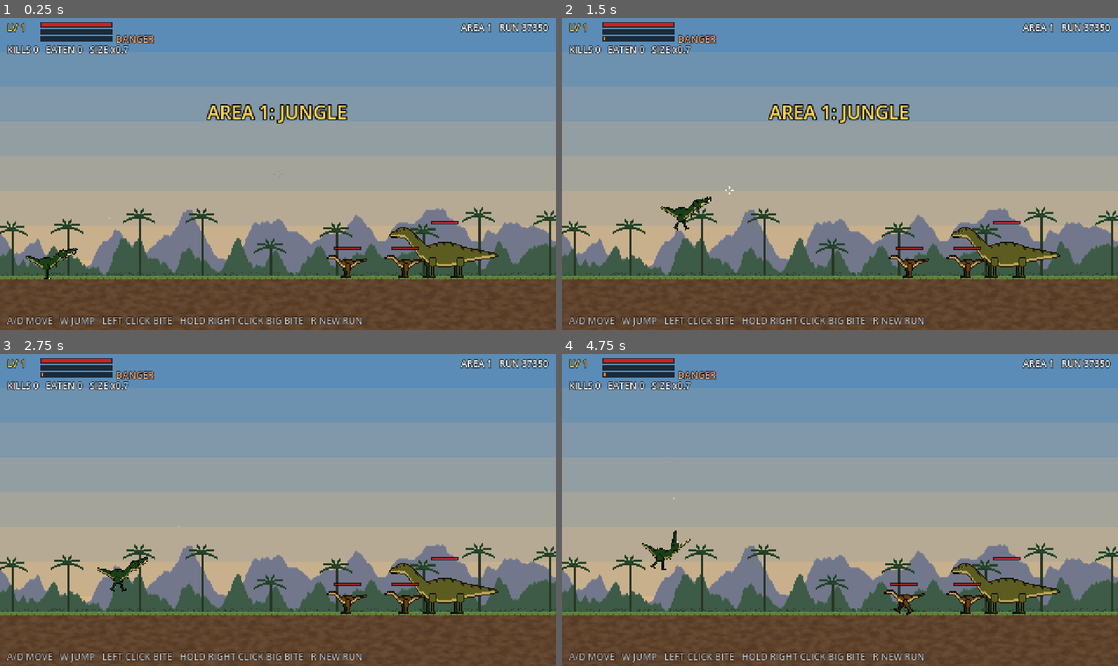
Above: before the commit, frames 1-4 (two rows, left to right).
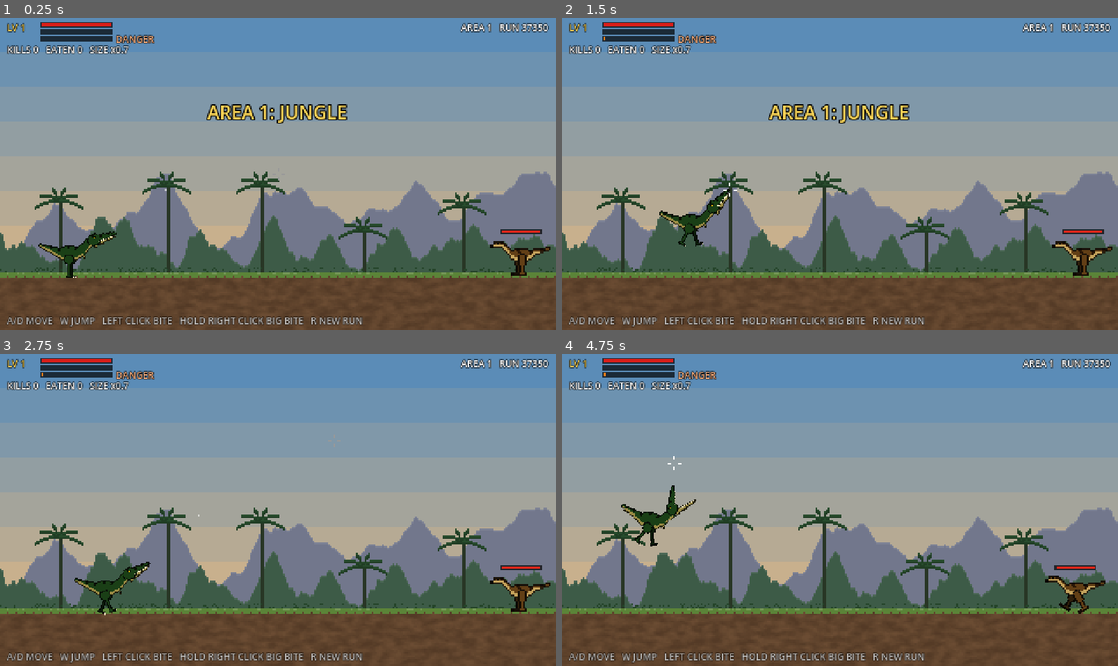
Above: after the commit, the same moments.

Repository: eflare17/Smashed-tv
Game: Godot game, scene res://main.tscn
The game is run twice, just before and just after one commit, with the same random seed, the same clock (stepped at 60 frames per second) and the same inputs.
Inputs (mouse positions are in pixels of both pictures, inside the frame that each line leads up to):
- Up to frame 1 (0.25 s): no input
- Up to frame 2 (1.5 s): move the mouse to (962, 158) at 0.52 s; hold D (right) 0.53-1.28 s; hold Right mouse button (big) 0.53-1.28 s; tap W (jump) at 0.77, 1.07 s; click (962, 158) at 0.8 s; move the mouse to (728, 189) at 1.27 s; hold A (left) from 1.28 s (still down); click (728, 189) at 1.35 s
- Up to frame 3 (2.75 s): tap W (jump) at 1.52, 1.55, 1.82, 2.1 s; move the mouse to (333, 441) at 2.02 s; release A (left) at 2.03 s; hold D (right) from 2.03 s (still down); hold Right mouse button (big) from 2.03 s (still down)
- Up to frame 4 (4.75 s): move the mouse to (812, 572) at 2.77 s; release D (right) at 2.78 s; release Right mouse button (big) at 2.78 s; hold Up 2.78-3.53 s; right-click (812, 572) at 2.85 s; tap W (jump) at 3.02, 3.32, 3.77, 3.8, 4.07, 4.52 s; click (812, 572) at 3.05 s; move the mouse to (1006, 556) at 3.52 s; press the mouse at (1006, 556) at 3.53 s; hold A (left) from 3.53 s (still down); move the mouse to (673, 463) at 4.27 s; release the mouse at (673, 463) at 4.28 s; tap 1 (pick1) at 4.35 s; right-click (673, 463) at 4.55 s

The runs differ from the first frame. In frame 1, 17% of the frame differs, in the area x 0-100%, y 49-84%; in frame 2, 18%; in frame 3, 17%; in frame 4, 18%, in the area x 0-100%, y 32-84%.

Commit message:
Dino: tighter camera, fleeing grazers, a level-up pool, early big bites, bot-tuned pressure
- Camera zoomed 1.5x and sat on the ground, looking ahead of where you face
- The big grazer outruns you in bursts, then tires: corner it or lunge
- Level-ups: slower curve, bigger jumps, seven upgrades (three shown each level:
  bite size, speed, attack speed, tough hide, lunge, quick charge, death shake);
  never offered mid-bite
- Hunters spawn at your size; nothing breaks free under 1.25x your mass
- Tuned by bot runs: danger bar 150 s, herds stay 60 s, softer bites; a camper
  dies in 4-6 min, a bot that leaves at 30% lives ~8 min and reaches area 2
- Tests: 48 checks

Co-Authored-By: Claude Fable 5.1 <noreply@anthropic.com>

Diff:
--- a/dino/scripts/flyer.gd
+++ b/dino/scripts/flyer.gd
@@ -10,7 +10,7 @@
 
 const FLY := 70.0
 const DIVE_SPEED := 200.0
-const DAMAGE := 10.0
+const DAMAGE := 8.0
 ## Under this much wing left, it can't fly.
 const CRIPPLED := 0.6
 
@@ -27,7 +27,7 @@
 	state = CIRCLE
 	on_ground = false
 	_t = randf_range(2.5, 4.0)
-	_home_y = randf_range(60.0, 105.0)
+	_home_y = randf_range(100.0, 130.0)
 
 func step(delta: float, threat: Vector2, rng: RandomNumberGenerator) -> void:
 	if held_step(delta, rng):
--- a/dino/scripts/hunter.gd
+++ b/dino/scripts/hunter.gd
@@ -15,7 +15,7 @@
 const LUNGE_SPEED := 230.0
 const RECOVER_TIME := 0.7
 const STAGGER_TIME := 0.35
-const DAMAGE := 14.0
+const DAMAGE := 12.0
 const JUMP := 190.0
 
 var _did_hit := false
--- a/dino/scripts/main.gd
+++ b/dino/scripts/main.gd
@@ -15,6 +15,10 @@
 const DinoArt := preload("dino_art.gd")
 
 const VIEW := Vector2(480, 270)
+## The camera zooms in this much: the fights fill the screen instead of the sky. What it sees is VIEW / ZOOM.
+const ZOOM := 1.5
+## The camera sits so the ground is this far up from the bottom of the screen.
+const GROUND_FROM_BOTTOM := 30.0
 const GROUND_Y := 226.0
 const MAX_CORPSES := 4
 ## A dead body with less than this much of itself left counts as eaten; eating one grows you by GROW.
@@ -24,8 +28,8 @@
 const XP_KILL_PREY := 10
 const XP_KILL_HUNTER := 25
 ## Seconds in an area before the herds stop coming, and before the danger bar is full. PLACEHOLDER.
-const PREY_DRY := 45.0
-const DANGER_TIME := 120.0
+const PREY_DRY := 60.0
+const DANGER_TIME := 150.0
 ## Of the things sent after you, how many are pterodactyls rather than hunters.
 const FLYER_SHARE := 0.35
 ## Attackers hit this many times harder with the danger bar full; a body is rotten (no healing, half XP) after
@@ -34,12 +38,17 @@
 const ROT_TIME := 30.0
 const ARRIVE_HEAL := 40.0
 const ARRIVE_XP := 40
+## Something has to be this many times your mass before it can break free of a big bite.
+const BREAK_FREE_OVER := 1.25
 const XP_EAT_BITE := 2
 const XP_EAT_ALL := 15
 const HEAL_EAT_BITE := 3.0
 const HEAL_EAT_ALL := 15.0
 ## [name, what it does] for the three level-up choices, in order.
-const UPGRADES := [["BITE SIZE", "bigger chunks"], ["SPEED", "run faster"], ["ATTACK SPEED", "bite more often"]]
+enum { UP_BITE, UP_SPEED, UP_RATE, UP_HEALTH, UP_LUNGE, UP_CHARGE, UP_SHAKE }
+const UPGRADES := [["BITE SIZE", "bigger chunks"], ["SPEED", "run faster"], ["ATTACK SPEED", "bite more often"],
+		["TOUGH HIDE", "more health"], ["LUNGE", "bite from further"], ["QUICK CHARGE", "big bite charges faster"],
+		["DEATH SHAKE", "shake longer, rip more"]]
 
 enum { PLAY, CHOOSE, OVER }
 ## How heavy a bite lands (player_bite).
@@ -75,7 +84,10 @@
 ## Seconds spent in this area (the danger clock), and which warning banners have shown.
 var area_t := 0.0
 var _warned := 0
+var _cam_lead := 0.0
 var _choices := 0
+## Which three upgrades the cards show (indexes into UPGRADES).
+var _offered: Array = []
 var _over_t := 0.0
 var _overlay: Node2D
 var _popups: Array = []   # [text, world pos, seconds left, colour]
@@ -114,6 +126,7 @@
 	cam = Camera2D.new()
 	cam.limit_top = 0
 	cam.limit_bottom = int(VIEW.y)
+	cam.zoom = Vector2(ZOOM, ZOOM)
 	add_child(cam)
 	hud = Hud.new()
 	hud.picked.connect(_pick)
@@ -195,8 +208,12 @@
 	p.kind = kind
 	return _add(p, x)
 
+## Hunters come at about your size (a touch bigger in later areas), so a big bite on one works from the start.
 func spawn_hunter(x: float) -> Hunter:
-	return _add(Hunter.new(), x) as Hunter
+	var h := _add(Hunter.new(), x) as Hunter
+	var s := clampf(player.size * (1.0 + (area_n - 1) * 0.1), 0.6, 1.4)
+	h.scale = Vector2(s, s)
+	return h
 
 ## A pterodactyl, coming in from above the screen at `x`.
 func spawn_flyer(x: float) -> Flyer:
@@ -223,7 +240,7 @@
 	var sides := [-1.0, 1.0]
 	sides.shuffle()
 	for s: float in sides:
-		var x: float = cam.get_screen_center_position().x + s * (VIEW.x * 0.5 + 24.0)
+		var x: float = cam.get_screen_center_position().x + s * (VIEW.x * 0.5 / ZOOM + 24.0)
 		if x > 20.0 and x < world_w - 20.0:
 			return x
 	return world_w - 20.0
@@ -231,7 +248,7 @@
 ## Seconds between hunters and pterodactyls: shorter the higher your level, the further the area, and the longer
 ## you've stayed in this one. PLACEHOLDER curve.
 func _hunt_gap() -> float:
-	return maxf(1.2, 16.0 - level * 1.5 - (area_n - 1) * 2.0 - area_t * 0.15)
+	return maxf(1.2, 16.0 - level * 1.5 - (area_n - 1) * 1.2 - area_t * 0.12)
 
 ## How many can be after you at once: more with level, area, and time spent here.
 func _hunt_cap() -> int:
@@ -344,7 +361,11 @@
 	elif state == CHOOSE and demo:
 		_pick(rng.randi() % 3)
 	_shake *= exp(-9.0 * delta)
-	cam.position = Vector2(clampf(player.position.x, VIEW.x * 0.5, world_w - VIEW.x * 0.5), VIEW.y * 0.5)
+	# looks a little ahead of where you face
+	_cam_lead = lerpf(_cam_lead, player.facing * 22.0, minf(1.0, delta * 2.0))
+	var half_w := VIEW.x * 0.5 / ZOOM
+	cam.position = Vector2(clampf(player.position.x + _cam_lead, half_w, world_w - half_w),
+			GROUND_Y + GROUND_FROM_BOTTOM - VIEW.y * 0.5 / ZOOM)
 	cam.offset = Vector2(rng.randf_range(-1, 1), rng.randf_range(-1, 1)) * _shake * 5.0
 	for pu in _popups:
 		pu[2] -= delta
@@ -376,6 +397,8 @@
 		bite = Input.is_action_just_pressed("bite")
 		big = Input.is_action_pressed("big")
 	player.step(delta, move_x, jump, bite, aim, big)
+	# a level-up earned mid-bite is offered once the bite is over
+	_maybe_offer()
 	for c in creatures.duplicate():
 		c.step(delta, player.global_position, rng)
 	_spawners(delta)
@@ -385,8 +408,9 @@
 
 # --- levels -----------------------------------------------------------------------------------------------
 
+## XP to the next level: a slower curve than before, so each level is earned and each pick is a bigger jump.
 func xp_needed() -> int:
-	return 30 + (level - 1) * 20
+	return 50 + (level - 1) * 35
 
 func add_xp(n: int, at: Vector2) -> void:
 	xp += n
@@ -395,33 +419,69 @@
 		xp -= xp_needed()
 		level += 1
 		_choices += 1
-	if _choices > 0 and state == PLAY:
+		_popups.append(["LEVEL UP!", player.global_position + Vector2(0, -player.height * player.size - 14), 1.4, Color(1, 0.85, 0.35)])
+	_maybe_offer()
+
+## The choice waits for a quiet moment: not mid-bite, not clamped onto something, not charging.
+func _maybe_offer() -> void:
+	if _choices > 0 and state == PLAY and player.bite_t < 0.0 and player.grab.is_empty() and not player.charging:
 		_offer()
 
+## Three of the pool, never the same one twice on one card row; each shows what it does now -> after.
 func _offer() -> void:
 	state = CHOOSE
+	var pool := range(UPGRADES.size())
+	pool.shuffle()
+	_offered = pool.slice(0, 3)
 	var cards: Array = []
-	cards.append([UPGRADES[0][0], "%s\n%.1f -> %.1f" % [UPGRADES[0][1], player.bite_radius, player.bite_radius + 1.0]])
-	cards.append([UPGRADES[1][0], "%s\n%d -> %d" % [UPGRADES[1][1], player.walk_speed, player.walk_speed * 1.12]])
-	cards.append([UPGRADES[2][0], "%s\n%.2fs -> %.2fs" % [UPGRADES[2][1], player.bite_cooldown, player.bite_cooldown * 0.85]])
+	for u in _offered:
+		cards.append([UPGRADES[u][0], "%s\n%s" % [UPGRADES[u][1], _upgrade_preview(u)]])
 	hud.show_choice(cards)
 	sfx.play("gulp", 0.0, 2.0)
 	_mouse()
 
+func _upgrade_preview(u: int) -> String:
+	match u:
+		UP_BITE:
+			return "%.1f -> %.1f" % [player.bite_radius, player.bite_radius + 1.5]
+		UP_SPEED:
+			return "%d -> %d" % [player.walk_speed, player.walk_speed * 1.18]
+		UP_RATE:
+			return "%.2fs -> %.2fs" % [player.bite_cooldown, player.bite_cooldown * 0.78]
+		UP_HEALTH:
+			return "%d -> %d" % [player.max_hp, player.max_hp + 30]
+		UP_LUNGE:
+			return "+25%% further"
+		UP_CHARGE:
+			return "%.1fs -> %.1fs" % [player.charge_time, player.charge_time * 0.7]
+		UP_SHAKE:
+			return "+30%% longer, bigger rip"
+	return ""
+
 func _pick(i: int) -> void:
-	if state != CHOOSE:
+	if state != CHOOSE or i >= _offered.size():
 		return
-	match i:
-		0:
-			player.bite_radius += 1.0
-		1:
-			player.walk_speed *= 1.12
-		2:
-			player.bite_cooldown *= 0.85
+	var u: int = _offered[i]
+	match u:
+		UP_BITE:
+			player.bite_radius += 1.5
+		UP_SPEED:
+			player.walk_speed *= 1.18
+		UP_RATE:
+			player.bite_cooldown *= 0.78
+		UP_HEALTH:
+			player.max_hp += 30.0
+			player.hp += 30.0
+		UP_LUNGE:
+			player.lunge_mult *= 1.25
+		UP_CHARGE:
+			player.charge_time *= 0.7
+		UP_SHAKE:
+			player.shake_mult *= 1.3
 	_choices -= 1
 	hud.hide_choice()
 	state = PLAY
-	_popups.append(["LEVEL %d: %s" % [level - _choices, UPGRADES[i][0]], player.global_position + Vector2(0, -50), 1.6, Color(1, 0.85, 0.35)])
+	_popups.append(["LEVEL %d: %s" % [level - _choices, UPGRADES[u][0]], player.global_position + Vector2(0, -50), 1.6, Color(1, 0.85, 0.35)])
 	if _choices > 0:
 		_offer()
 	_mouse()
@@ -540,8 +600,10 @@
 	var mass := 0
 	for part in prey.parts:
 		mass += part.pixels_left()
+	mass *= prey.scale.x * prey.scale.x
 	var ratio := mass / who.mass()
-	return INF if ratio <= 1.0 else length / (ratio * ratio)
+	# a little bigger than you still can't get loose; clearly bigger can, the bigger the sooner
+	return INF if ratio <= BREAK_FREE_OVER else length / (ratio * ratio)
 
 func grab_tear(who: Player, prey: Prey, p: Vector2, radius: float) -> void:
 	player_bite(who, p, radius, TEAR)
--- a/dino/scripts/player.gd
+++ b/dino/scripts/player.gd
@@ -33,6 +33,10 @@
 const HOLD := 0.05
 ## Seconds of holding right click for a full charge; the big bite's rip, from no charge to full, in bite radii.
 const CHARGE_TIME := 0.8
+## Level-ups raise these: how far the body lunges, how fast the big bite charges, how long (and hard) the shake.
+var lunge_mult := 1.0
+var charge_time := CHARGE_TIME
+var shake_mult := 1.0
 const RIP := [1.5, 2.3]
 ## The shake: how long (no charge to full), how often it tears, and how big each tear is (in bite radii).
 const SHAKE := [0.45, 0.9]
@@ -96,7 +100,7 @@
 		charging = true
 		charge = 0.0
 	if charging:
-		charge = minf(1.0, charge + delta / CHARGE_TIME)
+		charge = minf(1.0, charge + delta / charge_time)
 		if not big_held:
 			charging = false
 			_bite_charge = charge
@@ -166,8 +170,8 @@
 func _lunge(to: Vector2, kind: int) -> Vector2:
 	var want := to - to.normalized() * head_len() * 0.95
 	var fwd := signf(to.x) if to.x != 0.0 else facing
-	var along := clampf(want.x * fwd, -BACK * size, LUNGE[kind] * size)
-	return Vector2(along * fwd, clampf(want.y, -LUNGE[kind] * size, 0.0))
+	var along := clampf(want.x * fwd, -BACK * size, LUNGE[kind] * size * lunge_mult)
+	return Vector2(along * fwd, clampf(want.y, -LUNGE[kind] * size * lunge_mult, 0.0))
 
 ## Where a bite at `p` started now would land (the aim marker): after the lunge, the nearest point the head reaches.
 func predict_bite(p: Vector2, kind := QUICK) -> Vector2:
@@ -210,7 +214,7 @@
 	if who:
 		grab = {
 			"who": who, "local": who.rig.to_local(p), "t": 0.0, "charge": _bite_charge,
-			"length": lerpf(SHAKE[0], SHAKE[1], _bite_charge), "tear_t": 0.0, "offset": global_position - p,
+			"length": lerpf(SHAKE[0], SHAKE[1], _bite_charge) * shake_mult, "tear_t": 0.0, "offset": global_position - p,
 		}
 		grab["breaks_at"] = game.break_free_time(self, who, grab.length)
 		who.held = true
@@ -239,7 +243,7 @@
 		game.broke_free(self, who)
 		release()
 	elif grab.t >= grab.length:
-		game.grab_rip(self, who, spot, bite_radius * lerpf(RIP[0], RIP[1], grab.charge))
+		game.grab_rip(self, who, spot, bite_radius * lerpf(RIP[0], RIP[1], grab.charge) * sqrt(shake_mult))
 		release()
 	animate(delta, false, 0.0)
 
--- a/dino/scripts/prey.gd
+++ b/dino/scripts/prey.gd
@@ -49,8 +49,12 @@
 		scare_range = 95.0
 		slump_drop = 6.0
 	else:
+		# the big grazer outruns you flat out, but only in bursts: catch it cornered, tired, or with the big lunge
 		build(DinoArt.prey())
 		half_w = 16.0
+		run_speed = 105.0
+		flee_time = 1.4
+		rest_time = 1.3
 
 ## Held in your jaws: thrash in place and bleed. Returns true if it was (and the normal step is skipped).
 func held_step(delta: float, rng: RandomNumberGenerator) -> bool:
--- a/dino/tests/test_bite.gd
+++ b/dino/tests/test_bite.gd
@@ -168,13 +168,10 @@
 	_check("a body can't break free", main.break_free_time(pl, big_target, 1.0) == INF)
 	var small: Hunter = main.spawn_hunter(1900.0)
 	await _frames(2)
-	_check("you start smaller than a hunter, so it breaks free", main.break_free_time(pl, small, 1.0) < 1.0,
-			"it's %.2fx you" % (_mass(small) / pl.mass()))
-	var size_was: float = pl.size
-	pl.size = 1.0
-	_check("grown to its size, it can't break free", main.break_free_time(pl, small, 1.0) == INF,
-			"it's %.2fx you" % (_mass(small) / pl.mass()))
-	pl.size = size_was
+	_check("a hunter comes at your size, so it can't break free", main.break_free_time(pl, small, 1.0) == INF
+			and absf(small.scale.x - pl.size) < 0.01, "it's drawn at %.2f, you at %.2f" % [small.scale.x, pl.size])
+	small.scale = Vector2(2.0, 2.0)
+	_check("a hunter twice your size can", main.break_free_time(pl, small, 1.0) < 1.0)
 	small.queue_free()
 	main.creatures.erase(small)
 
@@ -201,6 +198,9 @@
 	var r0: float = pl.bite_radius
 	main.add_xp(main.xp_needed(), pl.global_position)
 	_check("enough XP offers a level-up choice", main.state == main.CHOOSE and main.level == lv0 + 1)
+	_check("the cards are three different upgrades", main._offered.size() == 3
+			and main._offered[0] != main._offered[1] and main._offered[1] != main._offered[2])
+	main._offered = [main.UP_BITE, main.UP_SPEED, main.UP_RATE]
 	main._pick(0)
 	_check("picking BITE SIZE makes bites bigger", pl.bite_radius > r0 and main.state == main.PLAY, "%.1f" % pl.bite_radius)
 	var gap1: float = main._hunt_gap()
@@ -296,7 +296,7 @@
 	main.area_t = 0.0
 	var g0: float = main._hunt_gap()
 	var c0: int = main._hunt_cap()
-	main.area_t = 90.0
+	main.area_t = main.DANGER_TIME * 0.75
 	_check("staying longer brings attackers sooner and more of them", main._hunt_gap() < g0 and main._hunt_cap() > c0,
 			"every %.1fs, %d at once -> every %.1fs, %d at once" % [g0, c0, main._hunt_gap(), main._hunt_cap()])
 	_check("the danger bar fills", main.danger() > 0.7, "%.2f" % main.danger())
@@ -371,7 +371,9 @@
 	await _frames(2)
 	_check("the sign at the end leads to area 2", main.area_n == 2 and pl.position.x < 100.0, "area %d, x %.0f, exit %.0f, width %d, state %d, stop %.2f" % [main.area_n, pl.position.x, main.area.exit_x, main.world_w, main.state, main.get("_stop")])
 
-	# out of health: the run is over
+	# out of health: the run is over (the arrival bonus may have levelled you: pick first)
+	while main.state == main.CHOOSE:
+		main._pick(1)
 	pl.hp = 1.0
 	pl.invuln = 0.0
 	var h2: Hunter = main.spawn_hunter(pl.position.x + 30.0)
Not shown, changed: dino/PLAN.md
